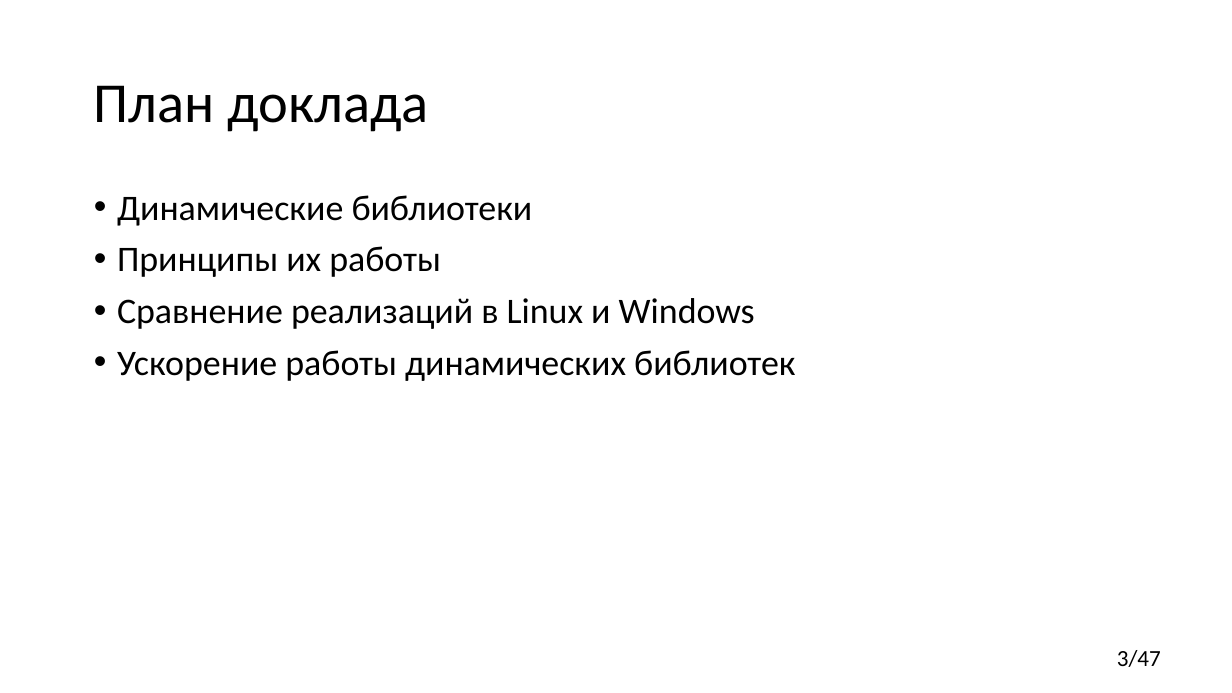
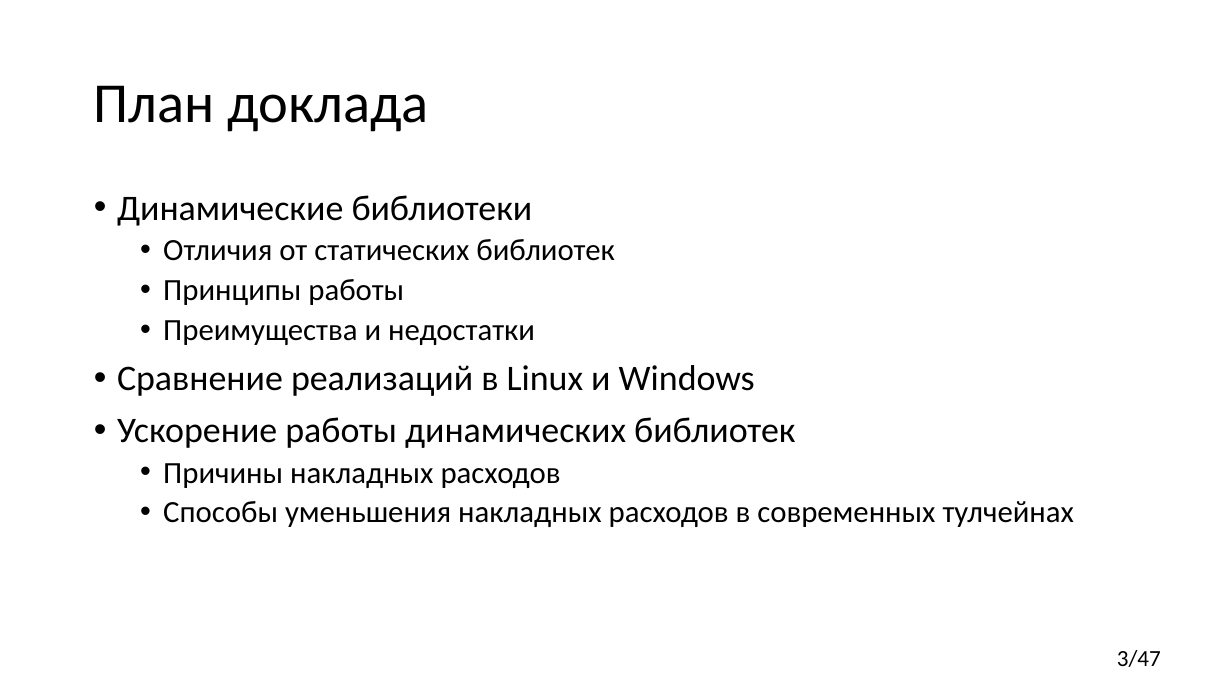
Before and after one commit to yugr/CppRussia, a slide deck: slide 3 of 2024/RU.pptx. Drawn at 1232x693 pixels with LibreOffice and Linux fonts; fonts in the diff are those of the drawing. Boxes give left, top, right and bottom in pixels: in the first picture for what was removed or moved away, otherwise in the second. Text is boxed around its words. In the diff, an @@ line names an element or a change of style, - is before the commit and + after.

```diff
--- a/2024/RU.pptx
+++ b/2024/RU.pptx
@@ text at box(163, 239, 614, 345): text changed; size 28 to 24 pt @@
-• Принципы их работы
+  • Отличия от статических библиотек
+  • Принципы работы
+  • Преимущества и недостатки
@@ text at box(163, 463, 1074, 527): paragraphs added @@
+  • Причины накладных расходов
+  • Способы уменьшения накладных расходов в современных тулчейнах
```
Also in this commit, not shown: 9 other slides changed, 1 slide added.
